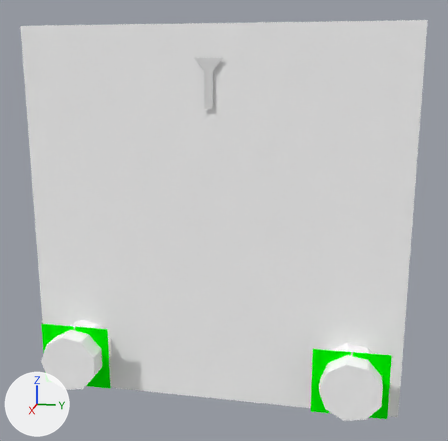
Two versions of the Blender file dev/blender/instruments/hi.blend, one commit apart.
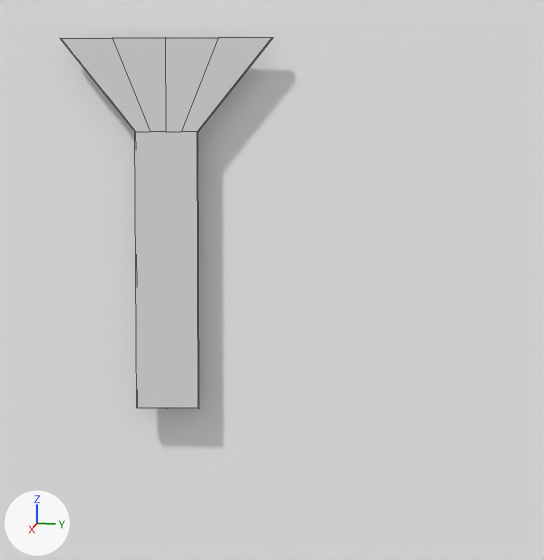
Old and new are each drawn whole from a camera (50 mm lens) standing at (0.1225, 0.027, 0.0316) and looking at (0.0032, 0.0032, 0.0018) and again close up on the part from 41% to 58% of the width and 12% to 29% of the height. Lighting does not change. The marker at lower left points along +X, +Y and +Z. The close-ups show mesh edges as thin lines.

The scene before the commit, as lines of its bpy script (objects in view):
```python
me_cube_001 = bpy.data.meshes.new('Cube.001')
me_cube_001.from_pydata(...)  # 51 vertices, 40 faces; spans x -40.75..-38.75, y -1.2..1.26, z -0.92..1.03
me_cube_001.materials.append(mat_material)  # its picture is missing
me_front = bpy.data.meshes.new('Front')
me_front.from_pydata([(0.0, 0.04, 0.04), (0.0, 0.04, -0.04), (0.0, -0.04, -0.04), (0.0, -0.04, 0.04), (0.0, -0.04, 0.0), (0.0, 0.04, 0.0)], [], [(0, 3, 4, 5), (4, 2, 1, 5)])
me_front.polygons.foreach_set('use_smooth', [True] * 2)
me_front.materials.append(mat_defaultwhite_001)  # its picture is missing
ob_front = bpy.data.objects.new('Front', me_front)
ob_front.location = (0.0, 0.0, 0.0)
ob_front.show_transparent = True
ob_hdgbug = bpy.data.objects.new('HdgBug', me_cube_001)
ob_hdgbug.location = (0.00361, -0.00049, 0.02837)
ob_hdgbug.scale = (0.0000769, 0.00238, 0.005)
```
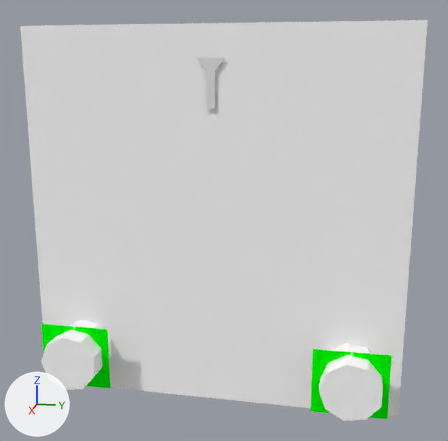
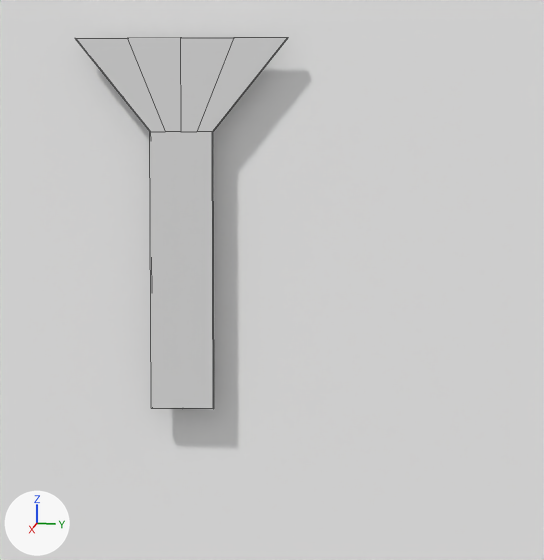
Boxes (x1, y1, x2, y2) around the edits, measured in the close-ups (544 x 560 px):
'HdgBug', moved
    before: (60, 38, 273, 409)
    after: (75, 38, 288, 409)

The change in detail:
me_cube_001 has 51 vertices, 40 faces and spans x -40.75..-38.75, y -1.2..1.26, z -0.92..1.03.
me_cube_001 is used by ob_hdgbug; location (0.00361, -0.00049, 0.02837); scale (0.0000769, 0.00238, 0.005).
me_cube_001 part 1: the whole mesh is moved by (39.75, -0.03, -0.33).
Object 'HdgBug' (ob_hdgbug) moves from (0.00361, -0.00049, 0.02837) to (0.00055, 0.0, 0.03003).
